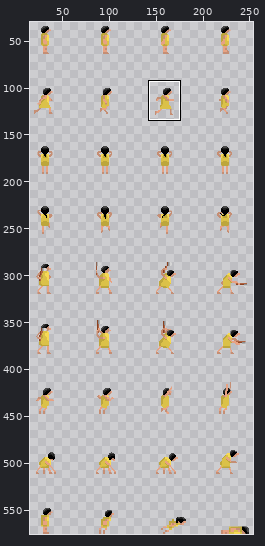
A sprite sheet gets an edit: data/guy.png. Above: a wide view before the commit, with the close-up outlined.
Close-up. First the earlier version:
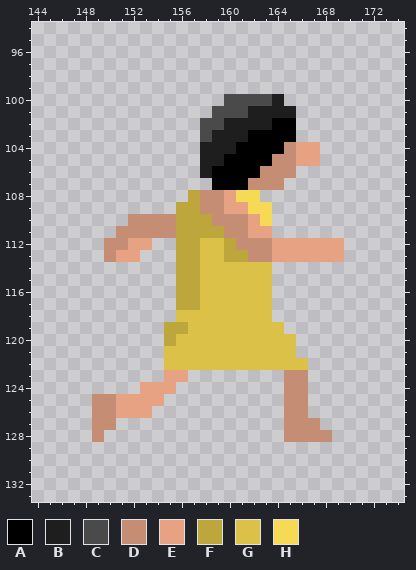
The file is 256x576 pixels. Shown: x 144..174, y 94..133. The wide view leaves out empty margins.
Palette (. is transparent): A #000000  B #1e1e1e  C #4a4a4a  D #c58e74  E #e7a283  F #bda63c  G #dbc148  H #f6d954
Pixels before, first column x 149:
100 ...........CCCCB.....
101 ..........CCCBBBB....
102 .........CCBBBBAA....
103 .........CBBBAAAA....
104 .........BBBAAAADEE..
105 .........BBAAAADDEE..
106 .........BAAAADDD....
107 ..........AAADDD.....
108 ........FDDEHH.......
109 .......FFDDEEHH......
110 ...DDDDFFFDDDEH......
111 ..DDDDDFFFFDDEE......
112 .DDEE..FFGGFDDDEEEEEE
113 .DEE...FFGGFFDDEEEEEE
114 .......FFGGGGGG......
115 .......FFGGGGGG......
116 .......FFGGGGGG......
117 .......FFGGGGGG......
118 .......GGGGGGGG......
119 ......FFGGGGGGGG.....
120 ......FGGGGGGGGGG....
121 ......GGGGGGGGGGG....
122 ......GGGGGGGGGGGG...
123 ......EE........DD...
124 ....EEE.........DD...
125 DDEEEE..........DD...
126 DDEEE...........DD...
127 DD..............DDD..
128 D...............DDDD.
Now the later version:
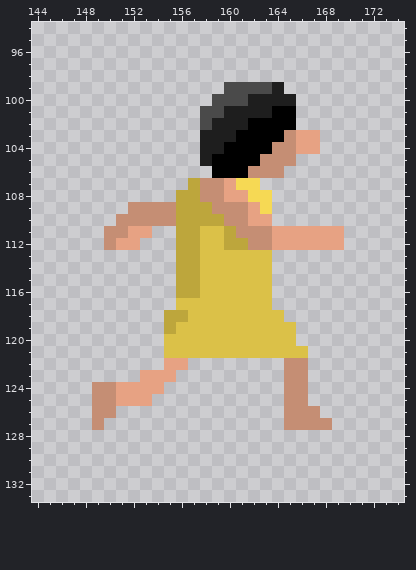
Commit message: fixed hold animation
Changes in this commit:
{"y":99,"x":160,"old":".....","new":"CCCCB"}
{"y":100,"x":159,"old":".","new":"C"}
{"y":100,"x":162,"old":"CC","new":"BB"}
{"y":100,"x":165,"old":".","new":"B"}
{"y":101,"x":158,"old":".","new":"C"}
{"y":101,"x":160,"old":"CC","new":"BB"}
{"y":101,"x":164,"old":"BB","new":"AA"}
{"y":102,"x":159,"old":"C","new":"B"}
{"y":102,"x":162,"old":"BB","new":"AA"}
{"y":103,"x":158,"old":"C","new":"B"}
{"y":103,"x":161,"old":"B","new":"A"}
{"y":103,"x":165,"old":"A..","new":"DEE"}
{"y":104,"x":160,"old":"B","new":"A"}
{"y":104,"x":164,"old":"A","new":"D"}
{"y":105,"x":159,"old":"B","new":"A"}
{"y":105,"x":163,"old":"A","new":"D"}
{"y":105,"x":166,"old":"EE","new":".."}
{"y":106,"x":158,"old":"B","new":"."}
{"y":106,"x":162,"old":"A","new":"D"}
{"y":106,"x":165,"old":"D","new":"."}
{"y":107,"x":157,"old":"..AAADDD","new":"FDDEHH.."}
{"y":108,"x":156,"old":".","new":"F"}
{"y":108,"x":161,"old":"H","new":"E"}
{"y":108,"x":163,"old":".","new":"H"}
{"y":109,"x":152,"old":"....","new":"DDDD"}
{"y":109,"x":158,"old":"D","new":"F"}
{"y":109,"x":160,"old":"EEH","new":"DDE"}
{"y":110,"x":151,"old":".","new":"D"}
{"y":110,"x":159,"old":"D","new":"F"}
{"y":110,"x":163,"old":"H","new":"E"}
{"y":111,"x":150,"old":".","new":"D"}
{"y":111,"x":152,"old":"DDDD","new":"EE.."}
{"y":111,"x":158,"old":"FFD","new":"GGF"}
{"y":111,"x":162,"old":"EE......","new":"DDEEEEEE"}
{"y":112,"x":151,"old":"D","new":"E"}
{"y":112,"x":153,"old":"E","new":"."}
{"y":112,"x":161,"old":"D","new":"F"}
{"y":113,"x":150,"old":"DEE","new":"..."}
{"y":113,"x":160,"old":"FFDDEEEEEE","new":"GGGG......"}
{"y":117,"x":156,"old":"FF","new":"GG"}
{"y":118,"x":155,"old":".G","new":"FF"}
{"y":118,"x":164,"old":".","new":"G"}
{"y":119,"x":156,"old":"F","new":"G"}
{"y":119,"x":165,"old":".","new":"G"}
{"y":120,"x":155,"old":"F","new":"G"}
{"y":121,"x":166,"old":".","new":"G"}
{"y":122,"x":155,"old":"GGGGGGGGGGGG","new":"EE........DD"}
{"y":123,"x":153,"old":"..","new":"EE"}
{"y":123,"x":156,"old":"E","new":"."}
{"y":124,"x":149,"old":"....","new":"DDEE"}
{"y":124,"x":155,"old":"E","new":"."}
{"y":125,"x":154,"old":"E","new":"."}
{"y":126,"x":151,"old":"EEE","new":"..."}
{"y":126,"x":167,"old":".","new":"D"}
{"y":127,"x":150,"old":"D","new":"."}
{"y":127,"x":168,"old":".","new":"D"}
{"y":128,"x":149,"old":"D","new":"."}
{"y":128,"x":165,"old":"DDDD","new":"...."}
{"label":"changed","picture_box":[92,82,344,442]}
